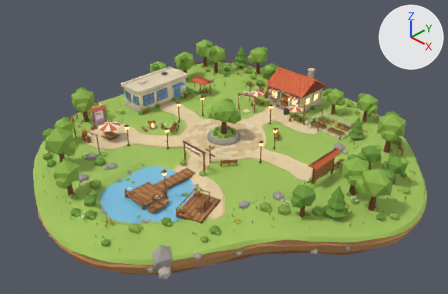
The Blender file art/island/island.blend as it was, and as the next commit left it.
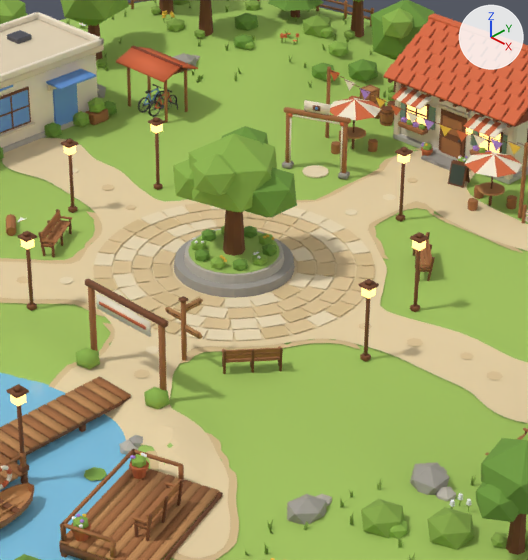
The first picture shows the older version from the file's camera 'preview_cam'. The close-ups show the older and then the newer version on the part from 36% to 68% of the width and 22% to 74% of the height of that picture. Only the edits that show in the close-ups are written down. The axes (+X, +Y, +Z) are drawn at upper right. The lights are the same throughout.

The first close-up shows 'block_bike_rack', 'block_planter', 'block_tree_23', 'deco_bushes', 'deco_path_edge', 'deco_paving', 'lm_gallery', 'lm_studio', 'ride_bike_1', 'ride_bike_2', 'walk_dock', 'walk_ground', 'walk_lookout', 'walk_path', 'water_pond' and 47 more.
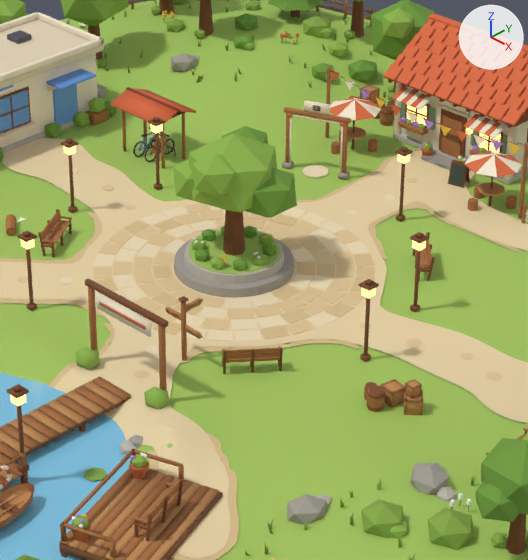
Edits to the bpy script that builds the scene:
```text
Change ob_block_bike_rack:
    ob_block_bike_rack.location: (-12.2, 7.4, 0.18) -> (-9.2, 4.4, 0.05)
Change ob_ride_bike_1:
    ob_ride_bike_1.location: (-12.55, 7.4, 0.16) -> (-9.55, 4.4, 0.05)
Change ob_ride_bike_2:
    ob_ride_bike_2.location: (-11.85, 7.4, 0.19) -> (-8.85, 4.4, 0.06)
Change ob_deco_bushes:
    ob_deco_bushes.scale: (1.0, 1.0, 1.0) -> (1.0, 1.0, 0.984)
Add ob_phys_barrel_05:
    ob_phys_barrel_05 = bpy.data.objects.new('phys_barrel_05', me_phys_barrel_05)  # a 12-sided cylinder along z spanning x -0.27..0.27, y -0.27..0.27, z 0.0..0.72, material slot 0; a 12-sided cylinder along z spanning x -0.3..0.3, y -0.3..0.3, z 0.21..0.51, material slot 0; a 12-sided cylinder along z spanning x -0.295..0.295, y -0.295..0.295, z 0.095..0.145, material slot 1; a 12-sided cylinder along z spanning x -0.295..0.295, y -0.295..0.295, z 0.575..0.625, material slot 1; a 12-sided cylinder along z spanning x -0.25..0.25, y -0.25..0.25, z 0.715..0.735, material slot 1; in mat_wood (brown #a86e40), mat_trim (brown #7b4b2c)
    ob_phys_barrel_05.location = (9.6, -3.12, 0.08)
    ob_phys_barrel_05.scale = (0.733, 0.733, 0.733)
Add ob_phys_crate_09:
    ob_phys_crate_09 = bpy.data.objects.new('phys_crate_09', me_phys_crate_09)  # 136 vertices, 110 faces; spans x -0.305..0.305, y -0.31..0.31, z 0.0..0.6; in mat_wood_light (orange #c08a55), mat_wood (brown #a86e40)
    ob_phys_crate_09.location = (11.03, -2.61, 0.06)
    ob_phys_crate_09.rotation_euler = (0.0, 0.0, -0.843)  # degrees (0, 0, -48)
Add ob_phys_crate_08:
    ob_phys_crate_08 = bpy.data.objects.new('phys_crate_08', me_phys_crate_08)  # 136 vertices, 110 faces; spans x -0.305..0.305, y -0.31..0.31, z 0.0..0.6; in mat_wood_light (orange #c08a55), mat_wood (brown #a86e40)
    ob_phys_crate_08.location = (10.21, -2.69, 0.07)
    ob_phys_crate_08.rotation_euler = (0.0, 0.0, -0.2)  # degrees (0, 0, -11)
Add ob_phys_barrel_04:
    ob_phys_barrel_04 = bpy.data.objects.new('phys_barrel_04', me_phys_barrel_04)  # a 12-sided cylinder along z spanning x -0.27..0.27, y -0.27..0.27, z 0.0..0.72, material slot 0; a 12-sided cylinder along z spanning x -0.3..0.3, y -0.3..0.3, z 0.21..0.51, material slot 0; a 12-sided cylinder along z spanning x -0.295..0.295, y -0.295..0.295, z 0.095..0.145, material slot 1; a 12-sided cylinder along z spanning x -0.295..0.295, y -0.295..0.295, z 0.575..0.625, material slot 1; a 12-sided cylinder along z spanning x -0.25..0.25, y -0.25..0.25, z 0.715..0.735, material slot 1; in mat_wood (brown #a86e40), mat_trim (brown #7b4b2c)
    ob_phys_barrel_04.location = (10.1, -3.45, 0.1)
Add ob_phys_crate_07:
    ob_phys_crate_07 = bpy.data.objects.new('phys_crate_07', me_phys_crate_07)  # 136 vertices, 110 faces; spans x -0.305..0.305, y -0.31..0.31, z 0.0..0.6; in mat_wood_light (orange #c08a55), mat_wood (brown #a86e40)
    ob_phys_crate_07.location = (10.98, -2.6, 0.68)
    ob_phys_crate_07.rotation_euler = (0.0, 0.0, -0.17)  # degrees (0, 0, -10)
    ob_phys_crate_07.scale = (0.615, 0.648, 0.673)
```

Changed parts and their boxes [x1, y1, x2, y2] in the close-ups (528 x 560 px):
'deco_bushes', rescaled
    both: [15, 0, 474, 560]
'block_bike_rack', moved
    before: [116, 45, 198, 123]
    after: [110, 87, 196, 168]
'phys_crate_08', added
    after: [380, 379, 405, 407]
'phys_barrel_04', added (brown)
    after: [367, 385, 385, 412]
'ride_bike_1', moved
    before: [138, 84, 164, 113]
    after: [133, 127, 161, 157]
'phys_crate_09', added
    after: [403, 390, 423, 415]
'ride_bike_2', moved
    before: [149, 88, 177, 117]
    after: [144, 132, 175, 162]
'phys_crate_07', added
    after: [405, 379, 422, 398]
'phys_barrel_05', added
    after: [364, 382, 377, 401]
